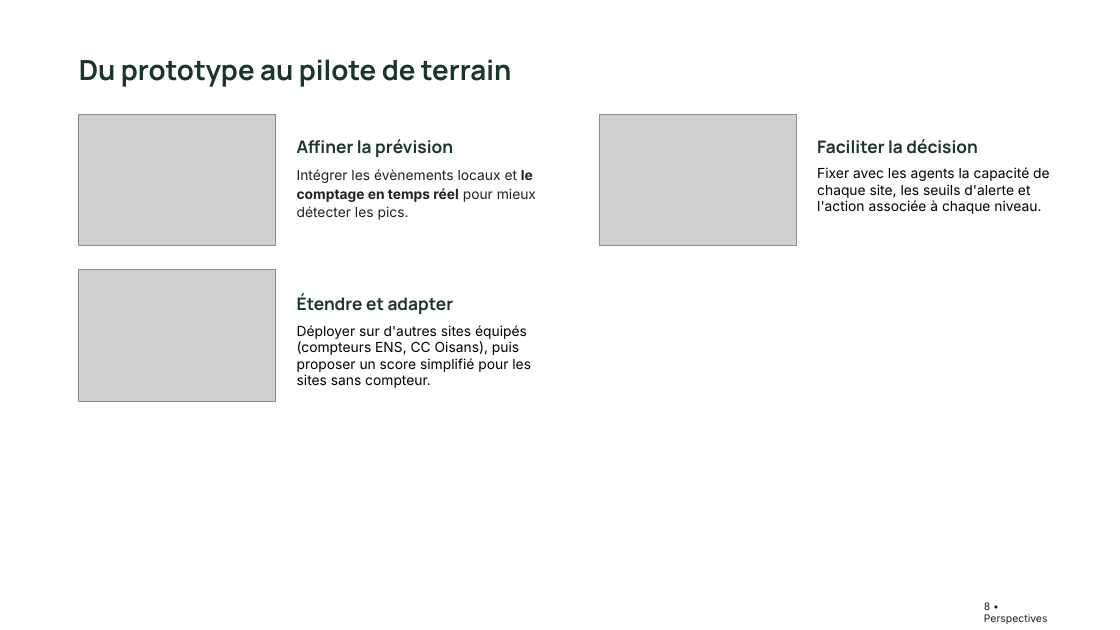
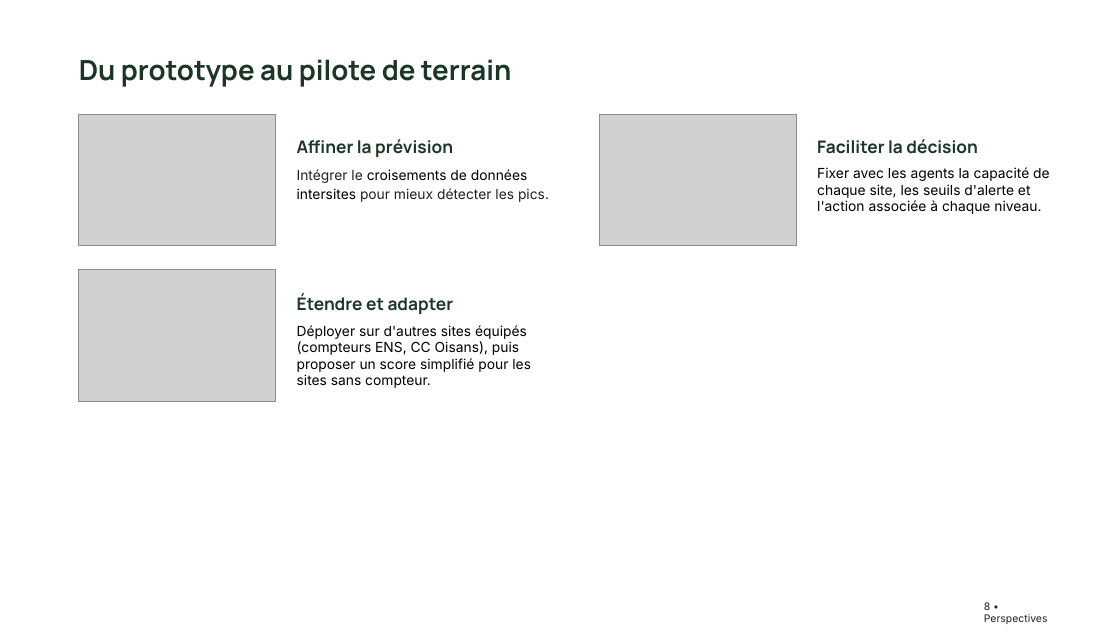
Before and after one commit to Claken/HACKATHON-DGE, a slide deck: slide 8 of livrable/Equipe 2 - Slides.pptx. Drawn at 1120x630 pixels with LibreOffice and Linux fonts; fonts in the diff are those of the drawing; grey boxes stand for pictures; background and template pictures are left out. Boxes give left, top, right and bottom in pixels: in the first picture for what was removed or moved away, otherwise in the second. Text is boxed around its words. In the diff, an @@ line names an element or a change of style, - is before the commit and + after.

Commit message:
update again

```diff
--- a/livrable/Equipe 2 - Slides.pptx
+++ b/livrable/Equipe 2 - Slides.pptx
@@ text at bbox=[297, 169, 549, 202]: text changed @@
-Intégrer les évènements locaux et le comptage en temps réel pour mieux détecter les pics.
+Intégrer le croisements de données intersites pour mieux détecter les pics.
```
Also in this commit, not shown: 1 other slide changed.
